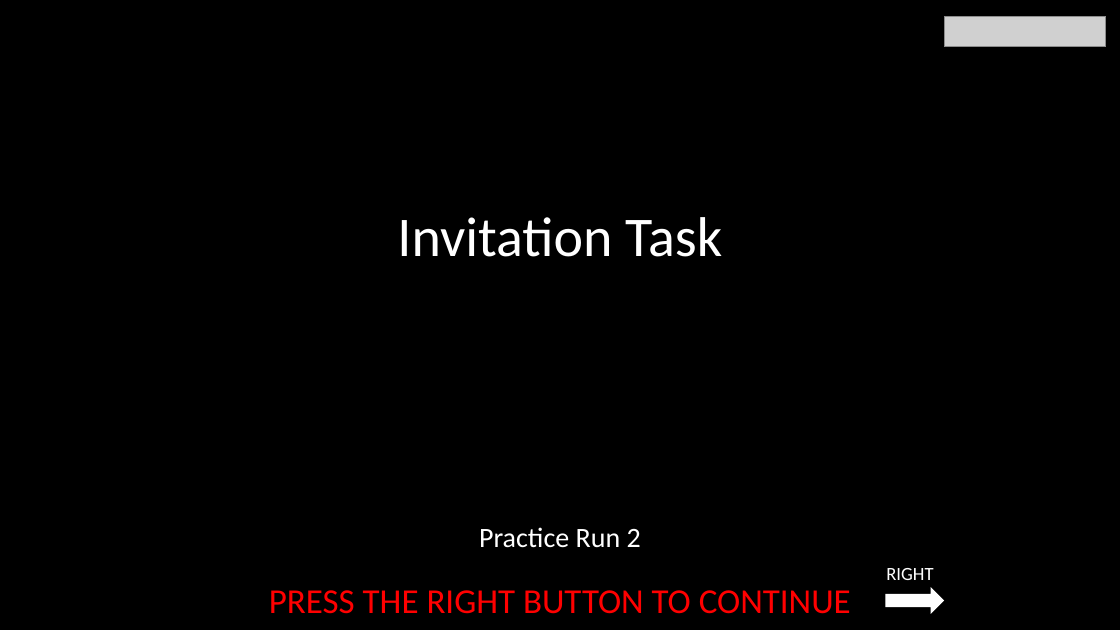
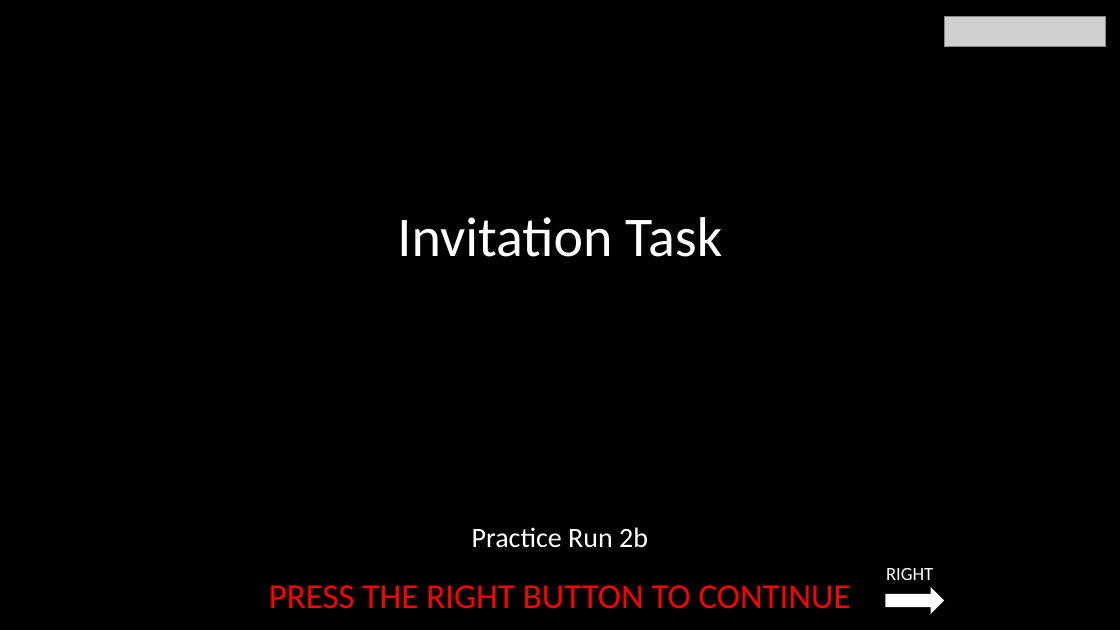
Before and after one commit to laureate-institute-for-brain-research/StimToolOnline, a slide deck: slide 3 of public/js/tasks/invitation_task/media/Invitation_Task_Instructions.02.13.2022.pptx (slide 2 before the commit). Drawn at 1120x630 pixels with LibreOffice and Linux fonts; fonts in the diff are those of the drawing; grey boxes stand for pictures. Boxes give left, top, right and bottom in pixels: in the first picture for what was removed or moved away, otherwise in the second. Text is boxed around its words. In the diff, an @@ line names an element or a change of style, - is before the commit and + after.

Commit message:
* invitation task: renamed module 2- 2a, 2a-2b.

```diff
--- a/public/js/tasks/invitation_task/media/Invitation_Task_Instructions.02.13.2022.pptx
+++ b/public/js/tasks/invitation_task/media/Invitation_Task_Instructions.02.13.2022.pptx
@@ text at <box>472,527,648,548</box>: text changed @@
-Practice Run 2
+Practice Run 2b
@@ text "PRESS THE RIGHT BUTTON TO ...": place and size @@
-text "PRESS THE RIGHT BUTTON TO ..." at <box>269,590,851,614</box>
+text "PRESS THE RIGHT BUTTON TO ..." at <box>269,585,851,609</box>
```
Also in this commit, not shown: 15 other files.
